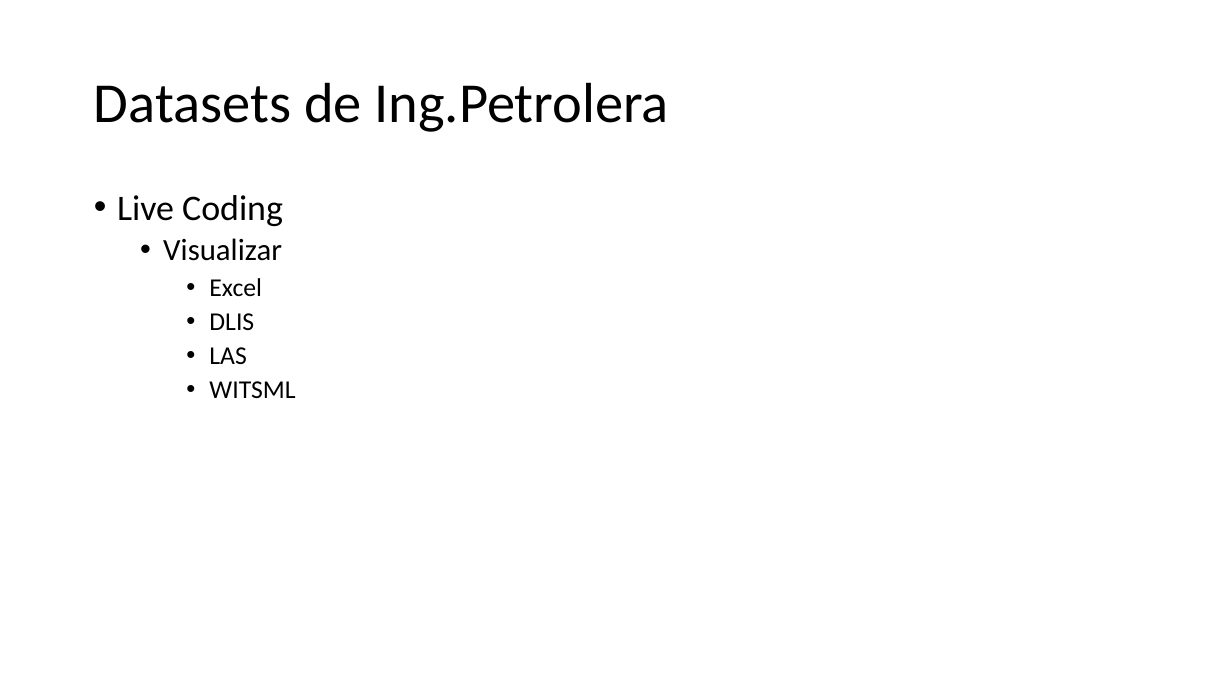
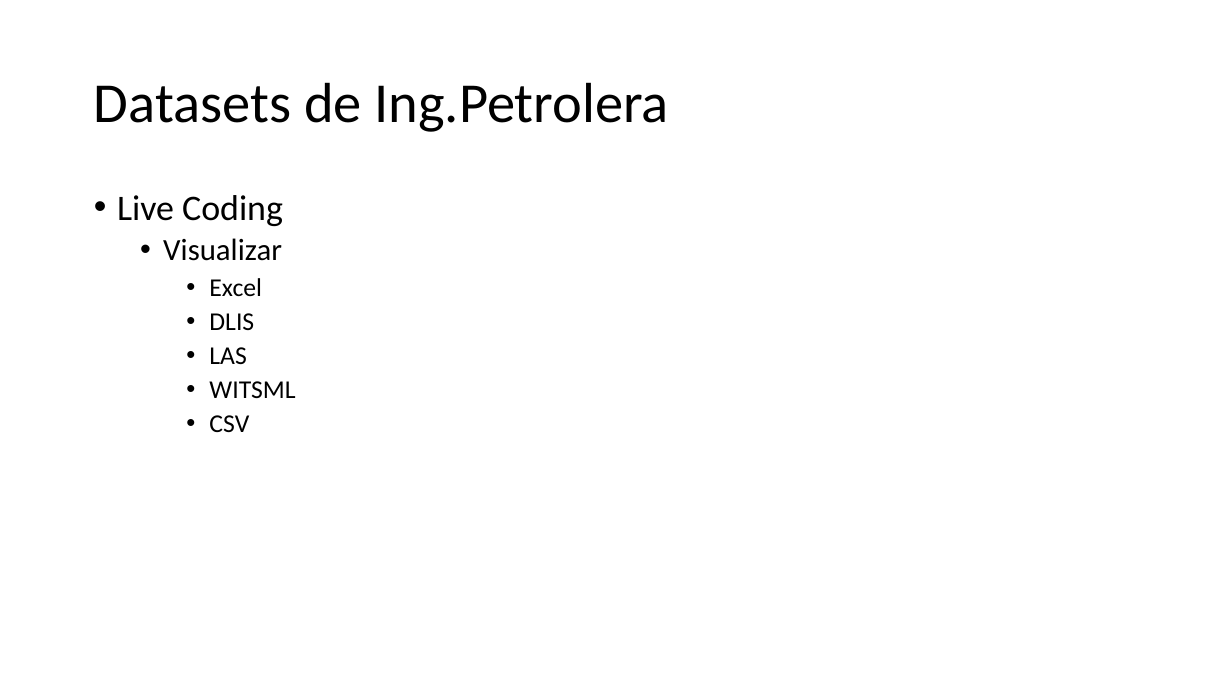
Before and after one commit to LuisNavarro93/SPE-UNAM-Python-y-Ciencia-de-Datos, a slide deck: slide 19 of Syllabus.pptx (slide 12 before the commit). Drawn at 1232x693 pixels with LibreOffice and Linux fonts; fonts in the diff are those of the drawing. Boxes give left, top, right and bottom in pixels: in the first picture for what was removed or moved away, otherwise in the second. Text is boxed around its words. In the diff, an @@ line names an element or a change of style, - is before the commit and + after.

```diff
--- a/Syllabus.pptx
+++ b/Syllabus.pptx
@@ text at [209,415,249,432]: paragraph added @@
+    • CSV
```
Also in this commit, not shown: 3 other slides changed, 8 slides added.
